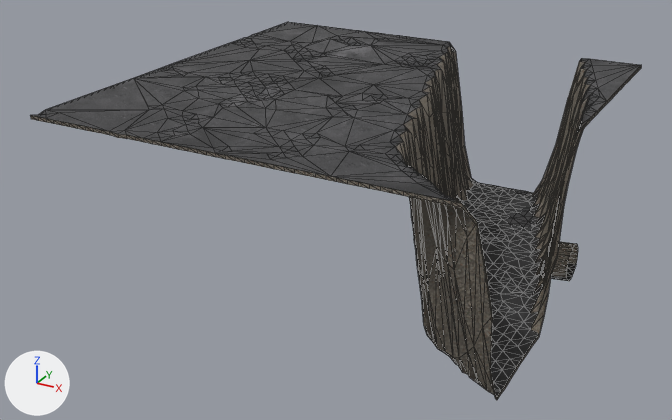
Before and after pictures for a commit that changed the glTF model content/props/lunar-rift-chunk-8_lod1.glb.
The view is the same before and after, from a 50 mm camera at (176.0, -343.0, 186.0) aimed at (-6.0, -12.0, 20.0). Arrows for +X, +Y and +Z are at lower left; the lights stay in place. The first picture is the older version. Mesh edges are drawn as thin lines. Vertices at exactly the same position are counted once.

Script lines for the objects in view, before the commit:
```python
ob_lod1_terrain_8 = bpy.data.objects.new('LOD1_TERRAIN_8', me_lod1_terrain_8)
ob_lod1_terrain_8.location = (0.0, 0.0, 0.0)
```
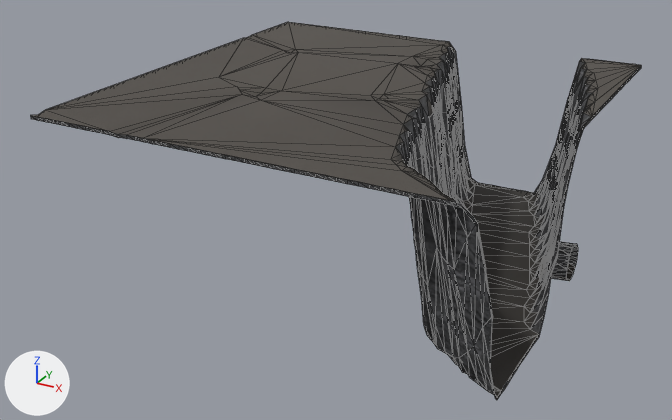
Boxes [x1, y1, x2, y2] around the edits, measured in the pictures (672 x 420 px):
'LOD1_TERRAIN_8', surface changed, reshaped
    both: [30, 22, 641, 400]
part 1 of me_lod1_terrain_8, reshaped
    before: [438, 182, 578, 391]
    after: [539, 238, 578, 279]
part 2 of me_lod1_terrain_8, deleted
    before: [581, 59, 641, 73]
part 3 of me_lod1_terrain_8, surface changed
    both: [38, 47, 641, 400]
part 4 of me_lod1_terrain_8, recoloured
    both: [427, 92, 592, 277]
part 5 of me_lod1_terrain_8, recoloured
    both: [427, 97, 543, 217]

The change, as a list of edits to the scene's bpy script:
```text
Add img_cliff_side_nor_1k:
    img_cliff_side_nor_1k = load_image('cliff_side_nor_1k', 'textures/game/cliff_side_nor_1k_24bcf83ec5cd.jpg', 1024, 1024, 'Non-Color')
Add img_cliff_side_ao_1k_cliff_side_rough_1k:
    img_cliff_side_ao_1k_cliff_side_rough_1k = load_image('cliff_side_ao_1k-cliff_side_rough_1k', 'textures/game/cliff_side_ao_1k-cliff_side_rough_1k_1fd93fd83d64.jpg', 1024, 1024, 'Non-Color')
Add img_cliff_side_diff_1k:
    img_cliff_side_diff_1k = load_image('cliff_side_diff_1k', 'textures/game/cliff_side_diff_1k_201fe54947b7.jpg', 1024, 1024, 'sRGB')
Change mat_rift_wall:
    remove # nodes: BsdfPrincipled, Math, Mix, NormalMap, OutputMaterial, SeparateColor, TexImage x3, VertexColor
    remove # uses the picture img_gray_rocks_ao_1k_gray_rocks_rough_1k
    remove # uses the picture img_gray_rocks_diff_1k
    remove # uses the picture img_gray_rocks_nor_1k
    nodes: BsdfPrincipled, Math, Mix x2, NormalMap, OutputMaterial, SeparateColor, TexImage x3, VertexColor
    colours: light grey #c5c7cd, mixed with the vertex colours
    uses the picture img_cliff_side_ao_1k_cliff_side_rough_1k
    uses the picture img_cliff_side_diff_1k
    uses the picture img_cliff_side_nor_1k
Change me_lod1_terrain_8:
    used by ob_lod1_terrain_8; location = (0.0, 0.0, 0.0)
    remove me_lod1_terrain_8.from_pydata(...)  # 1457 vertices, 2475 faces; spans x -96.0..97.0, y -96.0..96.0, z -2.0..74.0
    add me_lod1_terrain_8.from_pydata(...)  # 1004 vertices, 1592 faces; spans x -96.0..97.0, y -96.0..96.0, z -2.0..74.0
    me_lod1_terrain_8 part 1: 3 vertices moved within x 83.0..96.0, y -6.0..9.0, z 8.0..20.0; 260 vertices removed from x 20.0..96.0, y -80.0..96.0, z -1.0..21.0; 54 vertices added at x 83.0..96.0, y -6.0..11.0, z 3.0..21.0
    me_lod1_terrain_8 part 2: 3 vertices removed from x 72.0..96.0, y 84.0..96.0, z 73.0
    me_lod1_terrain_8 part 3: 1008 kept faces spanning x -96.0..97.0, y -96.0..96.0, z -2.0..73.0 get new texture (UV) coordinates
    me_lod1_terrain_8 part 4: 23 kept faces spanning x 8.0..96.0, y -76.0..92.0, z -1.0..73.0 get new vertex colours; the middle colour goes from grey #8c8985 to white #ffffff
    me_lod1_terrain_8 part 5: 6 faces spanning x 16.0..86.0, y -24.0..92.0, z 0.0..73.0 switch from mat_rift_wall to mat_rift_floor
    other edits to the shape of me_lod1_terrain_8 do not show in these pictures
```
